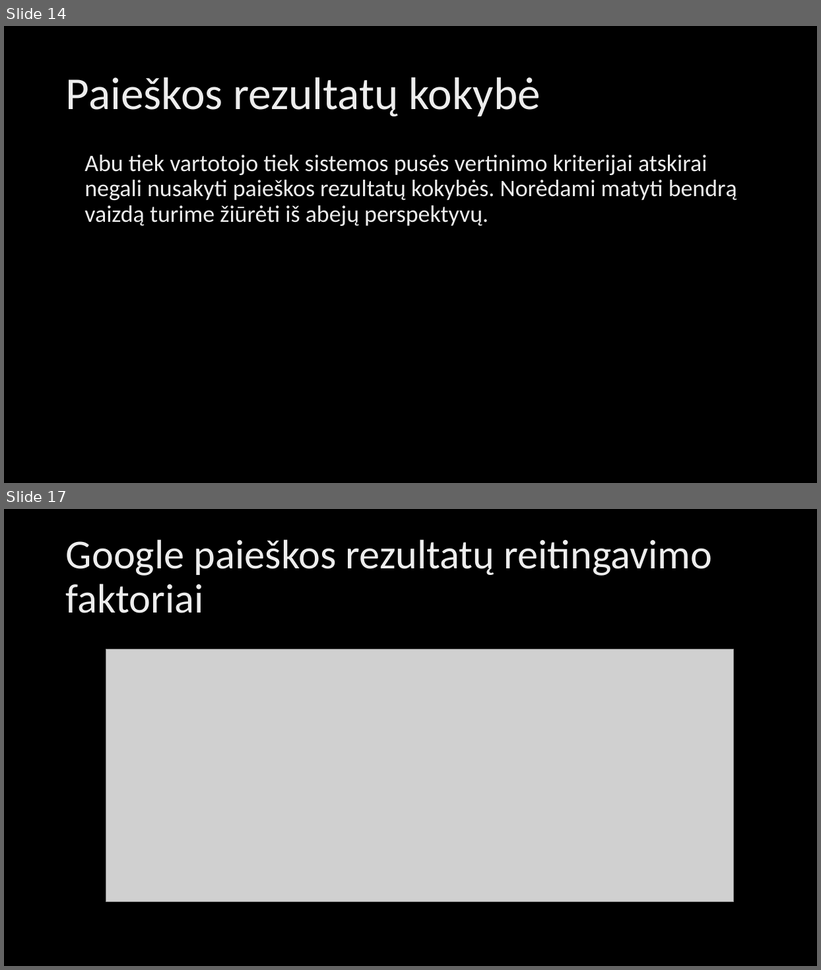
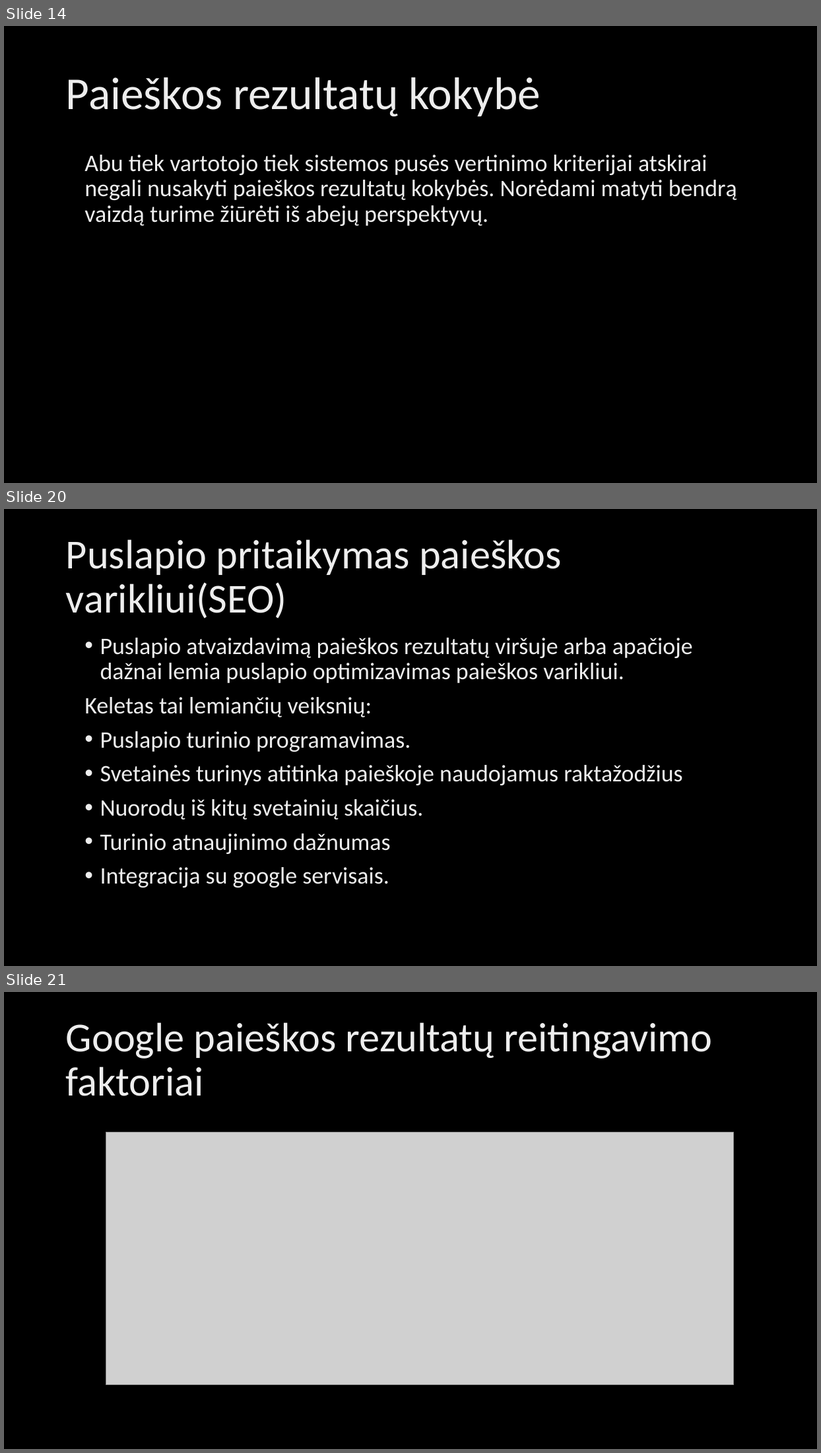
Before and after one commit to MariusKra/InformaciniuSistemuProjektas, a slide deck: IIS pristatymas/Žiniatinklio paieškos rezultatų kokybės vertinimas.pptx. Shown one above the other, each under a label of ours: slides 14 and 17 before the commit, slides 14, 20 and 21 after it; the slides between them are not shown. The pictures are 821x970 and 821x1453 pixels, drawn with LibreOffice and Linux fonts; fonts in the diff are those of the drawing; grey boxes stand for pictures; background and template pictures are left out. Boxes give left, top, right and bottom in pixels: in the first picture for what was removed or moved away, otherwise in the second. Text is boxed around its words. In the diff, an @@ line names an element or a change of style, - is before the commit and + after.

```diff
--- a/IIS pristatymas/Žiniatinklio paieškos rezultatų kokybės vertinimas.pptx
+++ b/IIS pristatymas/Žiniatinklio paieškos rezultatų kokybės vertinimas.pptx
@@ slide 20 added at [4, 509, 817, 966], background picture (left out) @@
@@ title added at [66, 539, 562, 619], 48.6 pt, text gradient #BFBFBF to #EDEDED to #FFFFFF @@
+Puslapio pritaikymas paieškos varikliui(SEO)
@@ text added at [85, 638, 693, 888], 28 pt, text gradient #BFBFBF to #EDEDED to #FFFFFF @@
+• Puslapio atvaizdavimą paieškos rezultatų viršuje arba apačioje dažnai lemia puslapio optimizavimas paieškos varikliui.
+Keletas tai lemiančių veiksnių:
+• Puslapio turinio programavimas.
+• Svetainės turinys atitinka paieškoje naudojamus raktažodžius
+• Nuorodų iš kitų svetainių skaičius.
+• Turinio atnaujinimo dažnumas
+• Integracija su google servisais.
@@ what was slide 17 is now slide 21 @@
```
Also in this commit, not shown: 3 slides changed, 19 other slides added, 7 slides removed.
